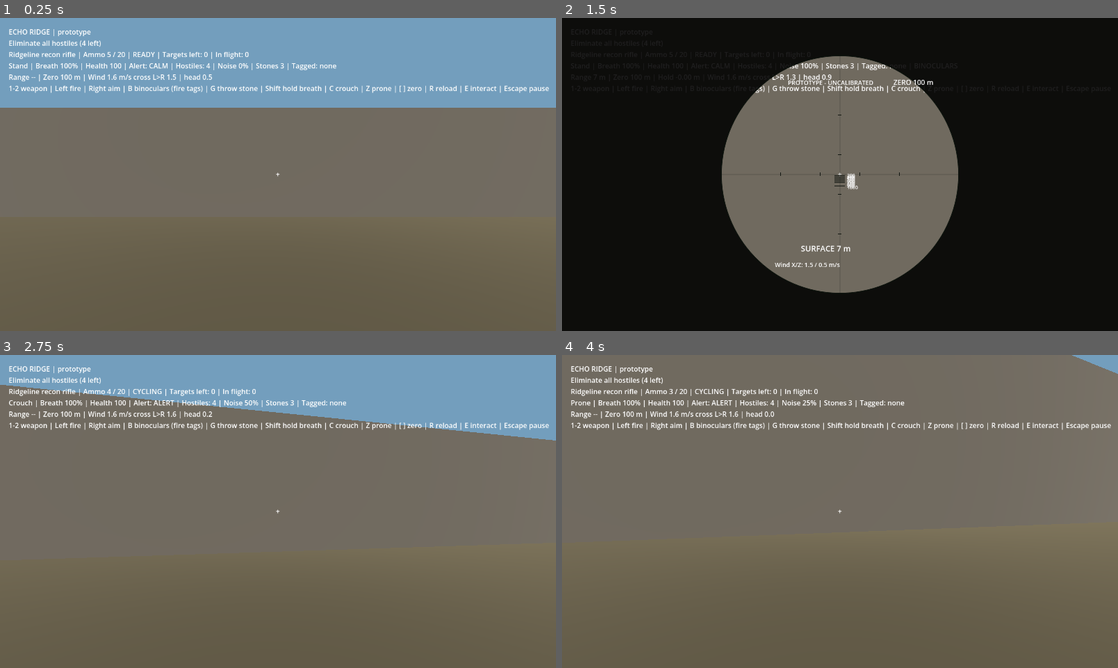
Above: before the commit, frames 1-4 (two rows, left to right).
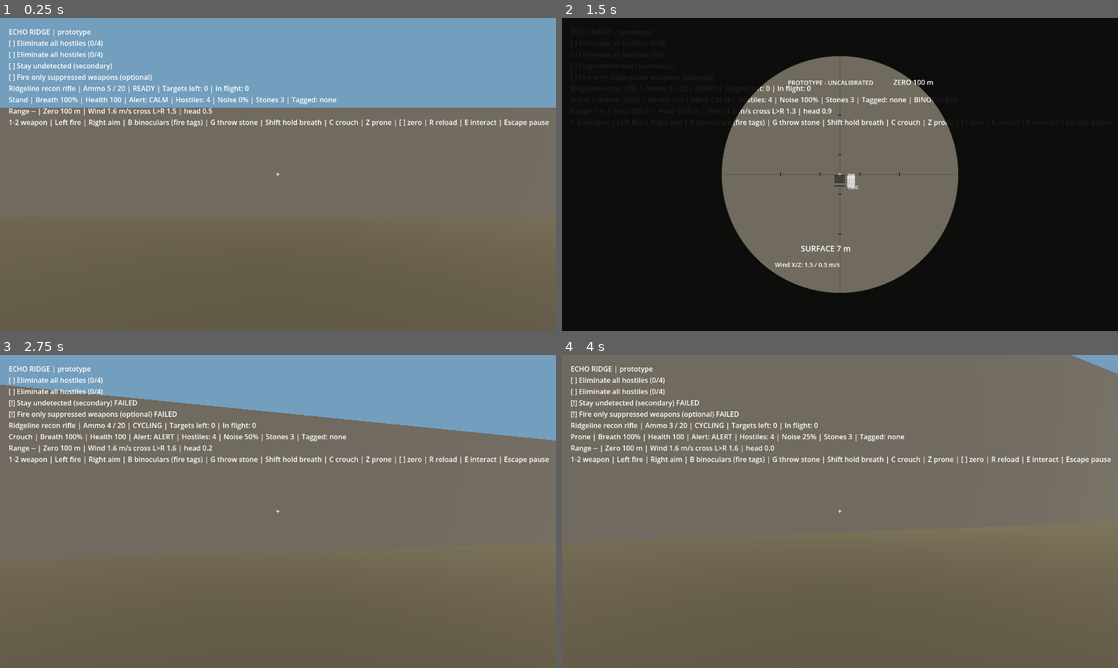
Above: after the commit, the same moments.

Repository: adam656677-oss/sniper
Game: Godot game, scene res://compound_mission.tscn
Same seed, same stepped clock (60 frames per second), same inputs: the game is played once before the commit and once after it. This scene is started directly instead of the project's main scene.
Inputs (mouse positions are in pixels of both pictures, inside the frame that each line leads up to):
- Up to frame 1 (0.25 s): no input
- Up to frame 2 (1.5 s): tap Enter at 0.5 s; move the mouse to (867, 174) at 0.52 s; hold Right mouse button (aim) 0.53-1.28 s; hold W (move_forward) from 0.53 s (still down); click (867, 174) at 0.67 s; tap B (binoculars) at 0.8, 1.35 s; tap N (restart) at 1.25 s; move the mouse to (812, 174) at 1.27 s; click (812, 174) at 1.42 s
- Up to frame 3 (2.75 s): keep holding W (move_forward); tap C (crouch) at 1.55 s; tap N (restart) at 2 s; move the mouse to (289, 505) at 2.02 s; hold C (crouch) from 2.03 s (still down); click (289, 505) at 2.3 s
- Up to frame 4 (4 s): keep holding W (move_forward); move the mouse to (834, 517) at 2.77 s; release C (crouch) at 2.78 s; click (834, 517) at 2.85 s; tap E (interact) at 3.05 s; move the mouse to (878, 514) at 3.52 s; hold E (interact) from 3.53 s (still down); click (878, 514) at 3.67 s; tap Z (prone) at 3.8 s

The runs differ from the first frame. In frame 1, 3.7% of the frame differs, in the area x 1-99%, y 7-35%; in frame 2, 1.2%; in frame 3, 3.9%; in frame 4, 3.9%.

Commit message:
Add the mission framework: objective log, trigger zones, per-level objectives and statistics
Checklist item 4.2. MissionLog holds ordered primary, secondary and
optional objectives with hidden, active, complete and failed states,
progress toward a goal, HUD lines and dictionary round-tripping.
TriggerZone is a polled axis-aligned box. LevelBase creates the log,
declares objectives through setup_objectives, polls triggers with the
player's position, and derives completion and failure from primaries.
The test range chains intel to extraction with an optional target count;
the shooting range counts plates and rewards the 1000 m shot; the
compound requires eliminating every hostile and then reaching the north
gate, with secondary undetected and optional silent objectives.
The mission records shots, hits, kills, longest kill, elapsed time and
detections for the results screen, and evaluates the outcome immediately
after an interaction. New missions suite.

Co-Authored-By: Claude Fable 5.1 <noreply@anthropic.com>
Claude-Session: https://claude.ai/code/session_01Eowivxxx5e3dLJLdS68ERi

Diff:
--- a/mission.gd
+++ b/mission.gd
@@ -12,6 +12,7 @@
 @onready var stealth: StealthKit = $StealthKit
 var measured_range := -1.0
 var last_long_shot := 0.0
+var stats := {"shots": 0, "hits": 0, "kills": 0, "longest_kill": 0.0, "elapsed": 0.0, "detections": 0}
 var camera: Camera3D
 
 func _ready() -> void:
@@ -29,12 +30,28 @@
 	stealth.level = level
 	level.target_killed.connect(on_target_killed)
 	weapon.fired.connect(on_weapon_fired)
+	weapon.body_hit.connect(on_body_hit)
+	level.coordinator.level_changed.connect(on_alert_changed)
 
 func on_weapon_fired(profile: WeaponProfile) -> void:
+	stats.shots += 1
 	level.report_noise(camera.global_position, 25.0 if profile.suppressed else 400.0)
+
+func on_body_hit(body: Node3D, _shape_index: int, _damage: float, _distance: float) -> void:
+	if body and body.has_method("take_hit"):
+		stats.hits += 1
+
+func on_alert_changed(level_value: int) -> void:
+	if level_value >= AlertCoordinator.Level.ALERT:
+		stats.detections += 1
+
+func accuracy() -> float:
+	return 0.0 if stats.shots == 0 else float(stats.hits) / float(stats.shots)
 	update_hud()
 
 func on_target_killed(_body: Node3D, distance: float) -> void:
+	stats.kills += 1
+	stats.longest_kill = maxf(stats.longest_kill, distance)
 	if killcam.consider(distance):
 		last_long_shot = distance
 
@@ -67,6 +84,15 @@
 
 func interact() -> void:
 	level.interact(player.position)
+	check_outcome()
+
+func check_outcome() -> void:
+	if GameState.finished:
+		return
+	if level.is_failed():
+		GameState.fail_mission()
+	elif level.is_complete():
+		GameState.finish_mission()
 
 func _unhandled_input(event: InputEvent) -> void:
 	if event.is_echo():
@@ -144,8 +170,9 @@
 	var tags := stealth.live_tags()
 	var tag_line := "Tagged: none" if tags.is_empty() else "Tagged: " + ", ".join(tags.map(func(e): return "%s %.0f m" % [e.name, player.global_position.distance_to(e.global_position)]))
 	var alert_line := "Health %d | Alert: %s | Hostiles: %d | %s | Stones %d | %s%s" % [int(round(player.health)), level.coordinator.level_name(), level.enemies.size(), noise_bar, stealth.stones, tag_line, " | BINOCULARS" if stealth.binoculars else ""]
-	hud.text = "ECHO RIDGE | prototype\n%s\n%s | Ammo %d / %d | %s | Targets left: %d | In flight: %d\n%s | %s | %s\n%s | %s%s\n1-2 weapon | Left fire | Right aim | B binoculars (fire tags) | G throw stone | Shift hold breath | C crouch | Z prone | [ ] zero | R reload | E interact | Escape pause" % [
-		objective, weapon.profile().display_name, weapon.ammo, weapon.reserve_ammo, weapon.status_text(), level.targets.size(), weapon.projectiles.size(), stance_name, breath, alert_line, range_line, wind_text(), shot_line]
+	var objective_lines: String = "\n".join(level.mission_log.lines())
+	hud.text = "ECHO RIDGE | prototype\n%s\n%s\n%s | Ammo %d / %d | %s | Targets left: %d | In flight: %d\n%s | %s | %s\n%s | %s%s\n1-2 weapon | Left fire | Right aim | B binoculars (fire tags) | G throw stone | Shift hold breath | C crouch | Z prone | [ ] zero | R reload | E interact | Escape pause" % [
+		objective, objective_lines, weapon.profile().display_name, weapon.ammo, weapon.reserve_ammo, weapon.status_text(), level.targets.size(), weapon.projectiles.size(), stance_name, breath, alert_line, range_line, wind_text(), shot_line]
 
 func is_aiming() -> bool:
 	return camera.fov < 70.0 and not stealth.binoculars
@@ -165,8 +192,9 @@
 	killcam.advance(delta)
 	stealth.advance(delta)
 	measured_range = measure_range() if is_aiming() or stealth.binoculars else -1.0
-	if not GameState.finished and level.is_complete():
-		GameState.finish_mission()
+	if GameState.simulation_active():
+		stats.elapsed += delta
+	check_outcome()
 	if GameState.finished:
 		weapon.projectiles.clear()
 	update_hud()
--- a/scenes/levels/compound.gd
+++ b/scenes/levels/compound.gd
@@ -8,10 +8,37 @@
 
 @export var gate_point := Vector3(0, 1, -95)
 var reinforcements_spawned := 0
+var exfil_zone: TriggerZone
 
 func _ready() -> void:
 	super._ready()
 	build_flat_navmesh(Vector3(0, 0, -50), Vector2(220, 220))
+
+func setup_objectives() -> void:
+	mission_log.add("eliminate", "Eliminate all hostiles", MissionLog.Kind.PRIMARY, maxi(enemies.size(), 1))
+	mission_log.add("exfil", "Reach the north gate", MissionLog.Kind.PRIMARY, 1, true)
+	mission_log.add("undetected", "Stay undetected", MissionLog.Kind.SECONDARY)
+	mission_log.add("silent", "Fire only suppressed weapons", MissionLog.Kind.OPTIONAL)
+	coordinator.level_changed.connect(on_alert_changed)
+	exfil_zone = add_trigger("ExfilZone", gate_point, Vector3(8, 4, 6))
+	exfil_zone.enabled = false
+	exfil_zone.entered.connect(func(_zone): mission_log.complete("exfil"))
+
+func on_alert_changed(level: int) -> void:
+	if level >= AlertCoordinator.Level.ALERT:
+		mission_log.fail("undetected")
+
+func report_noise(position: Vector3, radius: float, loudness: float = 1.0) -> void:
+	super.report_noise(position, radius, loudness)
+	if loudness >= 1.0 and radius > 100.0:
+		mission_log.fail("silent")
+
+func on_enemy_died(enemy: Node) -> void:
+	super.on_enemy_died(enemy)
+	mission_log.progress("eliminate")
+	if mission_log.status("eliminate") == MissionLog.Status.COMPLETE:
+		mission_log.activate("exfil")
+		exfil_zone.enabled = true
 
 func spawn_reinforcements(position: Vector3) -> void:
 	for i in range(REINFORCEMENT_COUNT):
@@ -23,9 +50,4 @@
 		$Enemies.add_child(enemy)
 		register_enemy(enemy)
 		enemy.receive_contact(position)
-
-func objective_text() -> String:
-	return "Eliminate all hostiles (%d left)" % enemies.size()
-
-func is_complete() -> bool:
-	return enemies.is_empty()
+	mission_log.set_goal("eliminate", int(mission_log.find("eliminate").goal) + REINFORCEMENT_COUNT)
--- a/scenes/levels/level_base.gd
+++ b/scenes/levels/level_base.gd
@@ -16,6 +16,8 @@
 var enemies: Array = []
 var coordinator: AlertCoordinator
 var player: Node3D
+var mission_log: MissionLog
+var triggers: Array[TriggerZone] = []
 
 func _ready() -> void:
 	RenderingServer.set_default_clear_color(clear_color)
@@ -31,6 +33,23 @@
 		for child in $Enemies.get_children():
 			if child is CharacterBody3D and child.has_method("tick"):
 				register_enemy(child)
+	mission_log = MissionLog.new()
+	mission_log.name = "MissionLog"
+	add_child(mission_log)
+	setup_objectives()
+
+# Concrete levels declare their objectives here.
+func setup_objectives() -> void:
+	pass
+
+func add_trigger(trigger_name: String, center: Vector3, size: Vector3) -> TriggerZone:
+	var zone := TriggerZone.new()
+	zone.name = trigger_name
+	zone.size = size
+	add_child(zone)
+	zone.global_position = center
+	triggers.append(zone)
+	return zone
 
 func register_enemy(enemy: Node) -> void:
 	if enemy in enemies:
@@ -72,6 +91,9 @@
 func _physics_process(delta: float) -> void:
 	if GameState.simulation_active():
 		coordinator.advance(delta)
+		if player:
+			for zone in triggers:
+				zone.check(player.global_position)
 
 func register_target(body: StaticBody3D) -> void:
 	targets.append(body)
@@ -100,10 +122,16 @@
 	pass
 
 func objective_text() -> String:
-	return "Eliminate all targets"
+	var active := mission_log.first_active_primary()
+	if active.is_empty():
+		return "All objectives complete" if mission_log.all_primary_complete() else "Stand by"
+	return mission_log.line(active)
 
 func is_complete() -> bool:
-	return false
+	return mission_log.all_primary_complete()
+
+func is_failed() -> bool:
+	return mission_log.any_primary_failed()
 
 # Code-built box for tests and quick prototyping. Level geometry itself lives in the scene file.
 func spawn_box(pos: Vector3, size: Vector3, color: Color) -> StaticBody3D:
--- a/scenes/levels/shooting_range.gd
+++ b/scenes/levels/shooting_range.gd
@@ -7,15 +7,23 @@
 var rung_plates := {}
 
 func _ready() -> void:
-	super._ready()
 	for child in $Plates.get_children():
 		if child is SteelPlate:
 			plates.append(child)
 			child.rung.connect(on_plate_rung)
 	plates.sort_custom(func(a, b): return a.range_metres < b.range_metres)
+	super._ready()
+
+func setup_objectives() -> void:
+	mission_log.add("plates", "Ring every plate", MissionLog.Kind.PRIMARY, maxi(plates.size(), 1))
+	mission_log.add("long_shot", "Ring the 1000 m plate", MissionLog.Kind.SECONDARY)
 
 func on_plate_rung(plate: SteelPlate, _label: String) -> void:
-	rung_plates[plate] = true
+	if not rung_plates.has(plate):
+		rung_plates[plate] = true
+		mission_log.progress("plates")
+	if is_equal_approx(plate.range_metres, 1000.0):
+		mission_log.complete("long_shot")
 
 func plate_at(range_metres: float) -> SteelPlate:
 	for plate in plates:
@@ -23,8 +31,5 @@
 			return plate
 	return null
 
-func objective_text() -> String:
-	return "Ring every plate (%d / %d)" % [rung_plates.size(), plates.size()]
-
 func is_complete() -> bool:
-	return not plates.is_empty() and rung_plates.size() == plates.size()
+	return not plates.is_empty() and mission_log.all_primary_complete()
--- a/scenes/levels/test_range.gd
+++ b/scenes/levels/test_range.gd
@@ -11,11 +11,19 @@
 func near_extraction(point: Vector3) -> bool:
 	return point.distance_to(extraction_point) < INTERACT_DISTANCE
 
+func setup_objectives() -> void:
+	mission_log.add("intel", "Reach the gold terminal ahead and press E")
+	mission_log.add("extract", "Return to the green extraction marker and press E", MissionLog.Kind.PRIMARY, 1, true)
+	mission_log.add("targets", "Drop the three practice targets", MissionLog.Kind.OPTIONAL, 3)
+
+func on_target_died(body: Node3D) -> void:
+	super.on_target_died(body)
+	mission_log.progress("targets")
+
 func interact(point: Vector3) -> void:
-	if near_terminal(point):
+	if near_terminal(point) and not GameState.intel:
 		GameState.collect_intel()
+		mission_log.complete("intel")
+		mission_log.activate("extract")
 	if GameState.intel and near_extraction(point):
-		GameState.finish_mission()
-
-func objective_text() -> String:
-	return "Return to the green extraction marker and press E" if GameState.intel else "Reach the gold terminal ahead and press E"
+		mission_log.complete("extract")
--- /dev/null
+++ b/scenes/missions/mission_log.gd
@@ -0,0 +1,125 @@
+class_name MissionLog
+extends Node
+
+# Ordered objective list for a mission. Objectives are dictionaries so they
+# serialise directly for saves and HUD rendering.
+
+enum Kind { PRIMARY, SECONDARY, OPTIONAL }
+enum Status { HIDDEN, ACTIVE, COMPLETE, FAILED }
+
+signal objective_changed(id: String, status: int)
+
+var objectives: Array[Dictionary] = []
+
+func add(id: String, title: String, kind: int = Kind.PRIMARY, goal: int = 1, hidden: bool = false) -> Dictionary:
+	var objective := {"id": id, "title": title, "kind": kind, "goal": maxi(goal, 1), "progress": 0,
+		"status": Status.HIDDEN if hidden else Status.ACTIVE}
+	objectives.append(objective)
+	return objective
+
+func find(id: String) -> Dictionary:
+	for objective in objectives:
+		if objective.id == id:
+			return objective
+	return {}
+
+func status(id: String) -> int:
+	var objective := find(id)
+	return int(objective.status) if not objective.is_empty() else -1
+
+func set_status(id: String, new_status: int) -> void:
+	var objective := find(id)
+	if objective.is_empty() or objective.status == new_status:
+		return
+	if objective.status == Status.COMPLETE or objective.status == Status.FAILED:
+		return
+	objective.status = new_status
+	objective_changed.emit(id, new_status)
+
+func activate(id: String) -> void:
+	set_status(id, Status.ACTIVE)
+
+func complete(id: String) -> void:
+	var objective := find(id)
+	if not objective.is_empty():
+		objective.progress = objective.goal
+	set_status(id, Status.COMPLETE)
+
+func fail(id: String) -> void:
+	set_status(id, Status.FAILED)
+
+func progress(id: String, amount: int = 1) -> void:
+	var objective := find(id)
+	if objective.is_empty() or objective.status != Status.ACTIVE:
+		return
+	objective.progress = mini(int(objective.goal), int(objective.progress) + amount)
+	if objective.progress >= objective.goal:
+		complete(id)
+
+func set_goal(id: String, goal: int) -> void:
+	var objective := find(id)
+	if not objective.is_empty():
+		objective.goal = maxi(goal, 1)
+
+func all_primary_complete() -> bool:
+	var any_primary := false
+	for objective in objectives:
+		if objective.kind == Kind.PRIMARY:
+			any_primary = true
+			if objective.status != Status.COMPLETE:
+				return false
+	return any_primary
+
+func any_primary_failed() -> bool:
+	for objective in objectives:
+		if objective.kind == Kind.PRIMARY and objective.status == Status.FAILED:
+			return true
+	return false
+
+func first_active_primary() -> Dictionary:
+	for objective in objectives:
+		if objective.kind == Kind.PRIMARY and objective.status == Status.ACTIVE:
+			return objective
+	return {}
+
+func line(objective: Dictionary) -> String:
+	var mark := "[ ]"
+	match int(objective.status):
+		Status.COMPLETE:
+			mark = "[x]"
+		Status.FAILED:
+			mark = "[!]"
+	var text := "%s %s" % [mark, objective.title]
+	if objective.goal > 1 and objective.status == Status.ACTIVE:
+		text += " (%d/%d)" % [objective.progress, objective.goal]
+	if objective.kind == Kind.SECONDARY:
+		text += " (secondary)"
+	elif objective.kind == Kind.OPTIONAL:
+		text += " (optional)"
+	if objective.status == Status.FAILED:
+		text += " FAILED"
+	return text
+
+func lines() -> Array[String]:
+	var result: Array[String] = []
+	for objective in objectives:
+		if objective.status != Status.HIDDEN:
+			result.append(line(objective))
+	return result
+
+func to_dict() -> Dictionary:
+	var saved: Array = []
+	for objective in objectives:
+		saved.append(objective.duplicate())
+	return {"objectives": saved}
+
+func from_dict(data: Dictionary) -> void:
+	if not data.has("objectives"):
+		return
+	for saved in data.objectives:
+		var objective := find(String(saved.get("id", "")))
+		if objective.is_empty():
+			continue
+		objective.status = int(saved.get("status", objective.status))
+		objective.progress = int(saved.get("progress", objective.progress))
+		objective.goal = int(saved.get("goal", objective.goal))
--- /dev/null
+++ b/scenes/missions/trigger_zone.gd
@@ -0,0 +1,27 @@
+class_name TriggerZone
+extends Node3D
+
+# Axis-aligned box the level polls with the player's position each physics
+# step. Deterministic and headless-friendly; no physics areas involved.
+
+signal entered(zone: TriggerZone)
+signal exited(zone: TriggerZone)
+
+@export var size := Vector3(4, 4, 4)
+var inside := false
+var enabled := true
+
+func contains(point: Vector3) -> bool:
+	var local := point - global_position
+	return absf(local.x) <= size.x * 0.5 and absf(local.y) <= size.y * 0.5 and absf(local.z) <= size.z * 0.5
+
+func check(point: Vector3) -> void:
+	if not enabled:
+		return
+	var now := contains(point)
+	if now and not inside:
+		inside = true
+		entered.emit(self)
+	elif not now and inside:
+		inside = false
+		exited.emit(self)
--- /dev/null
+++ b/tests/missions.gd
@@ -0,0 +1,125 @@
+extends SceneTree
+
+var failures := 0
+var state: Node
+
+func check(condition: bool, label: String) -> void:
+	if condition:
+		print("PASS: " + label)
+	else:
+		failures += 1
+		push_error("FAIL: " + label)
+
+func _initialize() -> void:
+	call_deferred("run_tests")
+
+func press(game: Node, key: Key) -> void:
+	var event := InputEventKey.new()
+	event.keycode = key
+	event.pressed = true
+	game._unhandled_input(event)
+
+func run_tests() -> void:
+	state = root.get_node("GameState")
+	# Objective log on its own.
+	var log = load("res://scenes/missions/mission_log.gd").new()
+	root.add_child(log)
+	log.add("a", "First", log.Kind.PRIMARY)
+	log.add("b", "Second", log.Kind.PRIMARY, 3, true)
+	log.add("c", "Bonus", log.Kind.OPTIONAL)
+	check(log.lines().size() == 2 and not log.all_primary_complete(), "Hidden objectives stay off the list")
+	log.progress("b")
+	check(log.find("b").progress == 0, "Hidden objectives do not progress")
+	log.complete("a")
+	log.activate("b")
+	log.progress("b", 2)
+	check(log.lines()[1] == "[ ] Second (2/3)" and not log.all_primary_complete(), "Progress counts toward the goal")
+	log.progress("b")
+	check(log.status("b") == log.Status.COMPLETE and log.all_primary_complete(), "Reaching the goal completes the objective and the mission")
+	log.fail("c")
+	check(log.lines()[2].ends_with("FAILED") and not log.any_primary_failed(), "A failed optional does not fail the mission")
+	log.activate("c")
+	check(log.status("c") == log.Status.FAILED, "Finished objectives cannot be reopened")
+	var snapshot: Dictionary = log.to_dict()
+	var copy = load("res://scenes/missions/mission_log.gd").new()
+	copy.add("a", "First")
+	copy.add("b", "Second", log.Kind.PRIMARY, 3, true)
+	copy.add("c", "Bonus", log.Kind.OPTIONAL)
+	copy.from_dict(snapshot)
+	check(copy.status("b") == log.Status.COMPLETE and copy.find("b").progress == 3 and copy.status("c") == log.Status.FAILED, "Objective state round-trips through a dictionary")
+	log.queue_free()
+	copy.free()
+	# Test range: intel then extraction, optional targets.
+	var game = load("res://main.tscn").instantiate()
+	root.add_child(game)
+	await process_frame
+	var level = game.level
+	check(level.objective_text().contains("gold terminal") and level.mission_log.lines().size() == 2, "Intel objective is active and extraction hidden")
+	game.player.position = Vector3(0, 1, -58)
+	press(game, KEY_E)
+	check(level.mission_log.status("intel") == level.mission_log.Status.COMPLETE and level.mission_log.status("extract") == level.mission_log.Status.ACTIVE, "Collecting intel reveals extraction")
+	level.on_body_hit(level.targets[0], -1, 1000.0)
+	check(level.mission_log.find("targets").progress == 1, "Dropping a practice target progresses the optional")
+	game.player.position = Vector3(0, 1, 3)
+	press(game, KEY_E)
+	await physics_frame
+	await physics_frame
+	check(state.finished and not state.failed and game.hud.text.contains("[x] Return"), "Extraction completes the mission and the HUD lists objectives")
+	game.queue_free()
+	await process_frame
+	# Shooting range: progress per plate and the long-shot secondary.
+	game = load("res://range_mission.tscn").instantiate()
+	root.add_child(game)
+	await process_frame
+	level = game.level
+	level.plate_at(300.0).take_hit(-1, 0.0)
+	level.plate_at(300.0).take_hit(-1, 0.0)
+	check(level.mission_log.find("plates").progress == 1, "Ringing the same plate twice counts once")
+	level.plate_at(1000.0).take_hit(-1, 0.0)
+	check(level.mission_log.status("long_shot") == level.mission_log.Status.COMPLETE and level.mission_log.find("plates").progress == 2, "The 1000 m plate completes the secondary")
+	game.queue_free()
+	await process_frame
+	# Compound: eliminate, exfil trigger, undetected and silent objectives, stats.
+	game = load("res://compound_mission.tscn").instantiate()
+	root.add_child(game)
+	await process_frame
+	level = game.level
+	for enemy in level.enemies:
+		enemy.set_physics_process(false)
+	check(level.mission_log.find("eliminate").goal == 4 and level.mission_log.status("exfil") == level.mission_log.Status.HIDDEN, "Compound starts with four to eliminate and a hidden exfil")
+	level.report_noise(Vector3(0, 0, -3000), 25.0, 1.0)
+	check(level.mission_log.status("silent") == level.mission_log.Status.ACTIVE, "A suppressed shot keeps the silent objective")
+	level.report_noise(Vector3(0, 0, -3000), 400.0, 1.0)
+	check(level.mission_log.status("silent") == level.mission_log.Status.FAILED, "An unsuppressed shot fails the silent objective")
+	level.coordinator.escalate(level.coordinator.Level.SUSPICIOUS)
+	check(level.mission_log.status("undetected") == level.mission_log.Status.ACTIVE, "Suspicion alone keeps the undetected objective")
+	level.coordinator.escalate(level.coordinator.Level.ALERT)
+	check(level.mission_log.status("undetected") == level.mission_log.Status.FAILED and game.stats.detections == 1, "Alert fails the undetected objective and counts a detection")
+	var zone = level.exfil_zone
+	zone.check(level.gate_point)
+	check(level.mission_log.status("exfil") == level.mission_log.Status.HIDDEN, "The gate does nothing before the hostiles are down")
+	var remaining: Array = level.enemies.duplicate()
+	for enemy in remaining:
+		level.on_body_hit(enemy, -1, 1000.0, 120.0)
+	check(level.mission_log.status("eliminate") == level.mission_log.Status.COMPLETE and level.mission_log.status("exfil") == level.mission_log.Status.ACTIVE and zone.enabled, "Eliminating every hostile activates the exfil")
+	check(game.stats.kills == 4 and game.stats.hits == 0 and game.stats.longest_kill == 120.0, "Kill statistics are recorded")
+	check(not state.finished, "Mission is not complete until the player exfiltrates")
+	game.player.global_position = level.gate_point
+	for i in range(4):
+		await physics_frame
+	check(state.finished and not state.failed, "Reaching the gate completes the mission")
+	game.queue_free()
+	await process_frame
+	# Primary failure ends the mission.
+	game = load("res://compound_mission.tscn").instantiate()
+	root.add_child(game)
+	await process_frame
+	game.level.mission_log.fail("eliminate")
+	await physics_frame
+	await physics_frame
+	check(state.failed and game.hud.text.contains("MISSION FAILED"), "A failed primary objective fails the mission")
+	game.queue_free()
+	await process_frame
+	if failures == 0:
+		print("MISSION TESTS PASSED")
+	quit(0 if failures == 0 else 1)
--- a/tests/range.gd
+++ b/tests/range.gd
@@ -46,7 +46,7 @@
 	var level = game.level
 	check(level.plates.size() == 10 and level.plates[0].range_metres == 100.0 and level.plates[9].range_metres == 1000.0, "Ten plates from 100 m to 1000 m")
 	check(level.get_node("Plates").get_child_count() == 20, "Each plate has a distance marker")
-	check(level.objective_text().begins_with("Ring every plate (0 / 10)"), "Objective counts rung plates")
+	check(level.objective_text() == "[ ] Ring every plate (0/10)", "Objective counts rung plates")
 	check(not level.is_complete() and not state.finished, "Range starts incomplete")
 	var plate300 = level.plate_at(300.0)
 	game.camera.global_position = Vector3(0, 1.4, 0)
Not shown, added: scenes/missions/mission_log.gd.uid
Not shown, added: scenes/missions/trigger_zone.gd.uid
Not shown, added: tests/missions.gd.uid
Not shown, changed: docs/CHECKLIST.md
Not shown, changed: docs/VALIDATION.md
